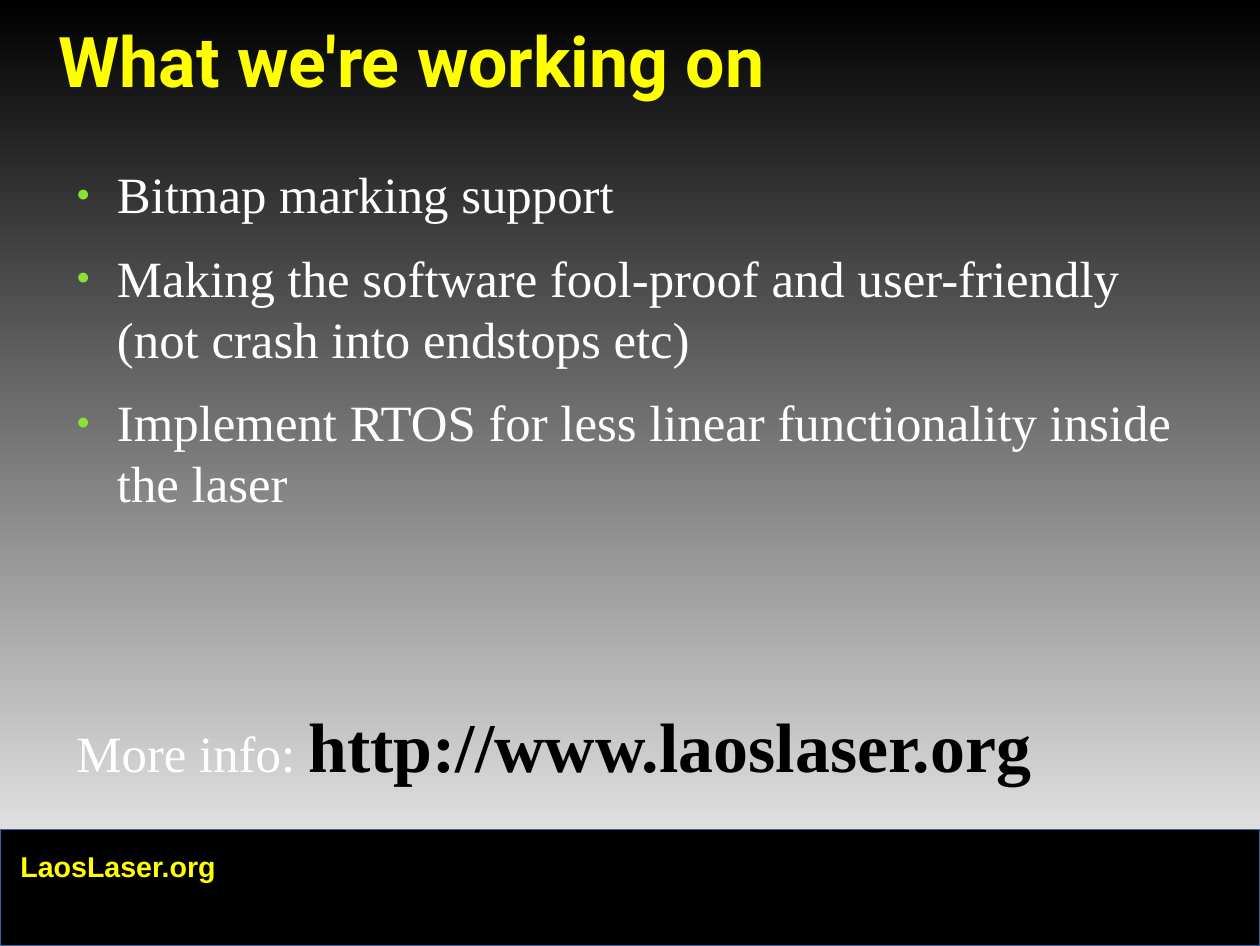
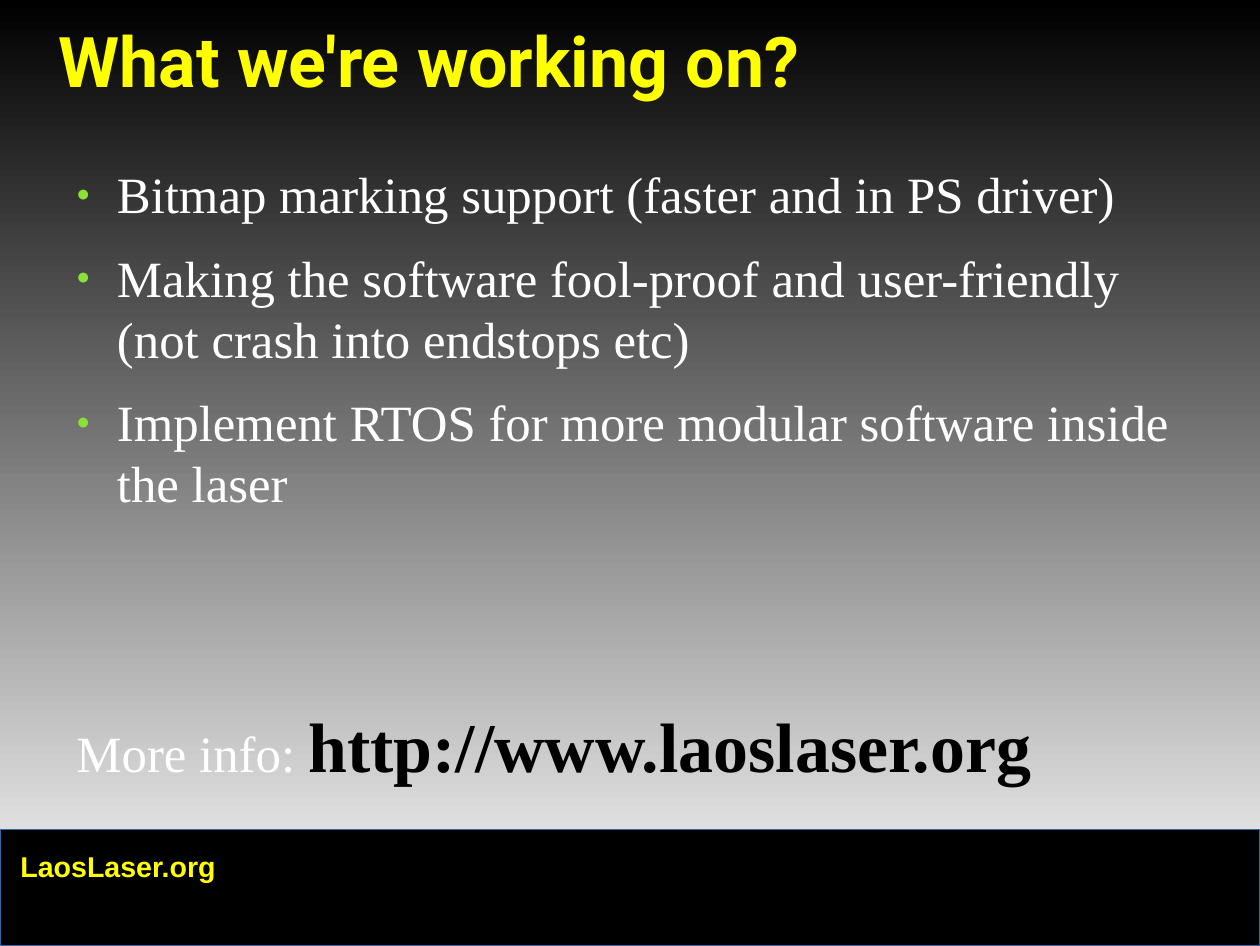
Before and after one commit to LaosLaser/Documentation, a slide deck: slide 12 of presentations/hackersnl/laoslaser.odp (slide 11 before the commit). Drawn at 1260x946 pixels with LibreOffice and Linux fonts; fonts in the diff are those of the drawing; background and template pictures are left out. Boxes give left, top, right and bottom in pixels: in the first picture for what was removed or moved away, otherwise in the second. Text is boxed around its words. In the diff, an @@ line names an element or a change of style, - is before the commit and + after.

Commit message:
added software and future slide and some small changes

```diff
--- a/presentations/hackersnl/laoslaser.odp
+++ b/presentations/hackersnl/laoslaser.odp
@@ title at [59,34,799,102]: text changed @@
-What we're working on
+What we're working on?
@@ text at [117,177,1114,223]: text changed @@
-● Bitmap marking support
+● Bitmap marking support (faster and in PS driver)
@@ text at [117,405,1168,503]: text changed @@
-● Implement RTOS for less linear functionality inside the laser
+● Implement RTOS for more modular software inside the laser
```
Also in this commit, not shown: 1 other slide changed, 2 slides added.
